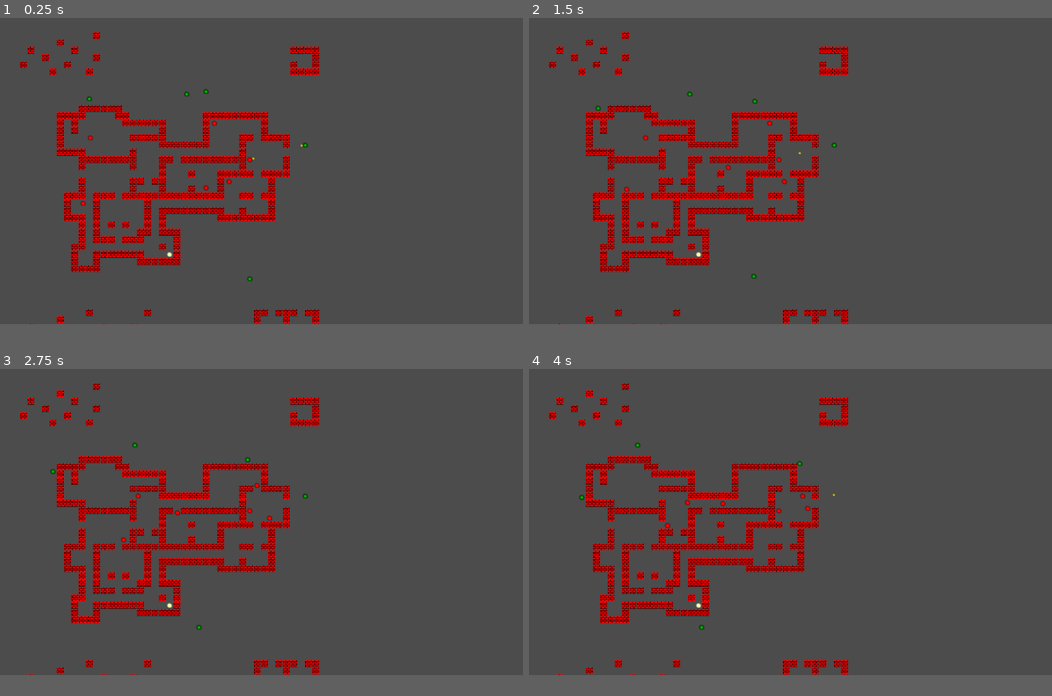
Above: before the commit, frames 1-4 (two rows, left to right).
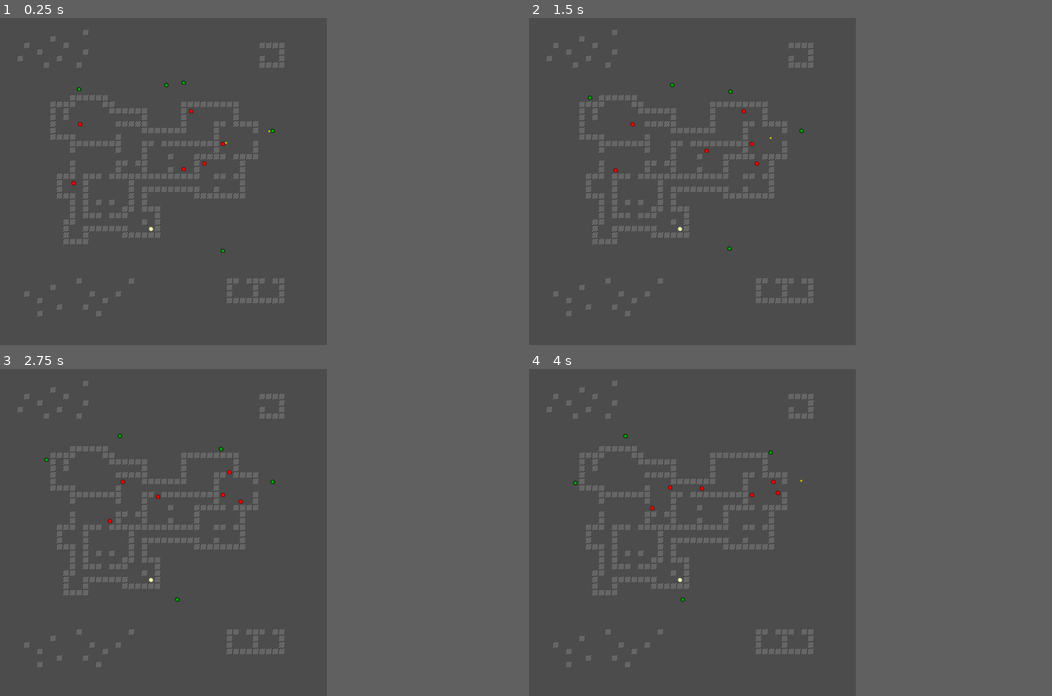
Above: after the commit, the same moments.

Repository: SteveSmith16384/TheAssassinsAI
Game: Godot game, scene res://Main.tscn
Same seed, same stepped clock (60 frames per second), same inputs: the game is played once before the commit and once after it.
Inputs:
- Up to frame 1 (0.25 s): no input
- Up to frame 2 (1.5 s): no input
- Up to frame 3 (2.75 s): no input
- Up to frame 4 (4 s): no input
In our replay, the window is 800x468 before the commit and 500x500 after it. These sizes can differ from the game's own. Grey fills any space a smaller window leaves; there, only what the larger window draws over its background counts as a difference.

The runs differ from the first frame. In frame 1, 11% of the frame differs, in the area x 3-62%, y 3-94%; in frame 2, 11%; in frame 3, 11%; in frame 4, 11%.

Commit message:
Now restarts

Diff:
--- a/src/Globals.gd
+++ b/src/Globals.gd
@@ -6,7 +6,7 @@
 # Debug settings
 #const SHOW_FPS = true and !RELEASE_MODE
 
-enum AI_Objective {FindSterner, DefendSterner}
+enum AI_Objective {FindSterner, DefendSterner, IsSterner}
 
 const MAP_SIZE:int = 40
 const SQ_SIZE:int = 10
--- a/src/Main.gd
+++ b/src/Main.gd
@@ -5,6 +5,7 @@
 var game_over = false
 
 var units = []
+var side_1_killed = 0
 var sterner
 
 func _ready():
@@ -14,8 +15,11 @@
 
 
 func create_units():
+	units.clear()
+	side_1_killed = 0
+
 	# Side 2
-	sterner = create_unit(2, Globals.AI_Objective.DefendSterner, $Map.get_deploy_sq(2))
+	sterner = create_unit(2, Globals.AI_Objective.IsSterner, $Map.get_deploy_sq(2))
 	sterner.get_node("Sprite_white").visible = true
 	var unit11 = create_unit(2, Globals.AI_Objective.DefendSterner, $Map.get_deploy_sq(2))
 	unit11.get_node("Sprite_red").visible = true
@@ -73,6 +77,30 @@
 
 func unit_died(unit):
 	if unit == sterner:
+		$Label.text = "STERNER KILLED!"
 		game_over = true
+		$Timer_Restart.start()
 		pass
+	elif unit.side == 1:
+		side_1_killed += 1
+		if side_1_killed >= 5:
+			$Label.text = "LASER SQUAD KILLED!"
+			game_over = true
+			$Timer_Restart.start()
 	pass
+
+
+
+func _on_Timer_Restart_timeout():
+	restart()
+	pass
+
+
+func restart():
+	game_over = false
+	for c in self.get_children():
+#		if c.get_type() == "Unit":
+		if c is Unit:
+			c.queue_free()
+	_ready()
+	pass
--- a/src/Main.tscn
+++ b/src/Main.tscn
@@ -9,6 +9,20 @@
 [node name="Map" parent="." instance=ExtResource( 1 )]
 
 [node name="Camera2D" type="Camera2D" parent="."]
-position = Vector2( 356, 206 )
+position = Vector2( 249, 248 )
 current = true
-zoom = Vector2( 0.7, 0.7 )
+
+[node name="Timer_Restart" type="Timer" parent="."]
+wait_time = 3.0
+one_shot = true
+
+[node name="Label" type="Label" parent="."]
+margin_left = 136.0
+margin_top = 458.0
+margin_right = 176.0
+margin_bottom = 472.0
+__meta__ = {
+"_edit_use_anchors_": false
+}
+
+[connection signal="timeout" from="Timer_Restart" to="." method="_on_Timer_Restart_timeout"]
--- a/src/Unit.gd
+++ b/src/Unit.gd
@@ -43,6 +43,9 @@
 		if objective == Globals.AI_Objective.FindSterner:
 			final_dest = get_final_dest()
 			route = Globals.get_route(self.position, final_dest)
+		elif objective == Globals.AI_Objective.DefendSterner:
+			# todo
+			pass
 	else:
 		var target:Vector2 = route[0]
 		if target.distance_to(self.position) < 3:
--- a/src/Wall.tscn
+++ b/src/Wall.tscn
@@ -1,6 +1,6 @@
 [gd_scene load_steps=3 format=2]
 
-[ext_resource path="res://Assets/Sprites/solid_wall.png" type="Texture" id=1]
+[ext_resource path="res://Assets/Sprites/antattack.png" type="Texture" id=1]
 
 [sub_resource type="RectangleShape2D" id=1]
 extents = Vector2( 5, 5 )
@@ -11,5 +11,4 @@
 shape = SubResource( 1 )
 
 [node name="Sprite" type="Sprite" parent="."]
-scale = Vector2( 0.3, 0.3 )
 texture = ExtResource( 1 )
--- a/src/project.godot
+++ b/src/project.godot
@@ -28,6 +28,11 @@
 
 Globals="*res://Globals.gd"
 
+[display]
+
+window/size/width=500
+window/size/height=500
+
 [physics]
 
 common/enable_pause_aware_picking=true
Binary file added: src/Assets/Sprites/antattack.png
Not shown, added: src/Assets/Sprites/antattack.png.import
